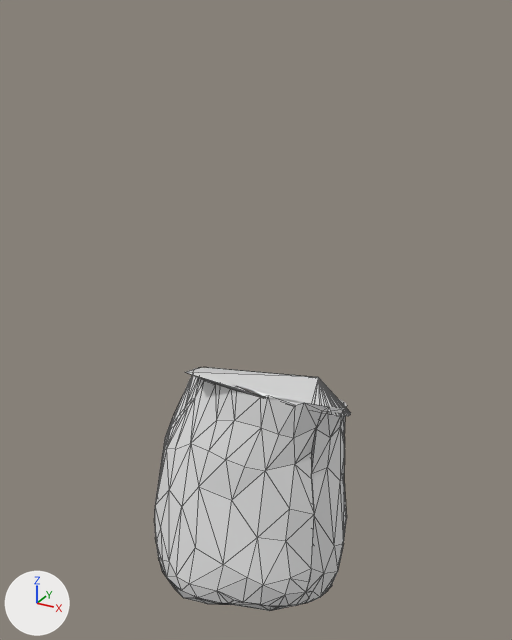
An edit to the glTF model assets/models/adultTeeth/Tooth_15.glb, drawn before and after from the same camera.
The view is the same before and after, from a 50 mm camera at (0.197, -0.374, 0.243) aimed at (-0.011, 0.005, 0.054). The lights are fixed; the arrows at lower left show +X, +Y and +Z. Mesh edges are drawn as thin lines on the coarser meshes. Where no turn or scale is listed for an object, it has been applied to the vertices. Vertices at the same position are counted once.

The older version as bpy lines, for what is in view:
```python
me_upper_teeth_050 = bpy.data.meshes.new('Upper_teeth.050')
me_upper_teeth_050.from_pydata(...)  # 99 vertices, 96 faces; spans x -0.0553..0.059, y -0.0403..0.0567, z 0.0107..0.0612
me_upper_teeth_051 = bpy.data.meshes.new('Upper_teeth.051')
me_upper_teeth_051.from_pydata(...)  # 69 vertices, 88 faces; spans x -0.0712..0.0052, y -0.0716..0.0252, z -0.1547..-0.1186
me_upper_teeth_054 = bpy.data.meshes.new('Upper_teeth.054')
me_upper_teeth_054.from_pydata(...)  # 90 vertices, 120 faces; spans x -0.063..0.056, y -0.073..-0.025, z -0.126..0.032
me_upper_teeth_055 = bpy.data.meshes.new('Upper_teeth.055')
me_upper_teeth_055.from_pydata(...)  # 116 vertices, 168 faces; spans x -0.0702..0.0599, y 0.0028..0.0468, z -0.1312..0.0031
me_upper_teeth_056 = bpy.data.meshes.new('Upper_teeth.056')
me_upper_teeth_056.from_pydata(...)  # 66 vertices, 82 faces; spans x -0.074..-0.027, y -0.057..0.018, z -0.125..0.027
me_upper_teeth_057 = bpy.data.meshes.new('Upper_teeth.057')
me_upper_teeth_057.from_pydata(...)  # 36 vertices, 43 faces; spans x 0.048..0.064, y -0.043..0.014, z -0.131..0.022
ob_15_distal = bpy.data.objects.new('15_Distal', me_upper_teeth_055)
ob_15_distal.location = (0.0, 0.0, 0.0)
ob_15_facial = bpy.data.objects.new('15_Facial', me_upper_teeth_056)
ob_15_facial.location = (0.0, 0.0, 0.0)
ob_15_mesial = bpy.data.objects.new('15_Mesial', me_upper_teeth_054)
ob_15_mesial.location = (0.0, 0.0, 0.0)
ob_15_occlusal_facial = bpy.data.objects.new('15_Occlusal_Facial', me_upper_teeth_051)
ob_15_occlusal_facial.location = (0.0, 0.0, 0.0)
ob_15_palatal = bpy.data.objects.new('15_Palatal', me_upper_teeth_057)
ob_15_palatal.location = (0.0, 0.0, 0.0)
ob_15_uniradicular_root = bpy.data.objects.new('15_Uniradicular_Root', me_upper_teeth_050)
ob_15_uniradicular_root.location = (0.0027, -0.0153, -0.0226)
```
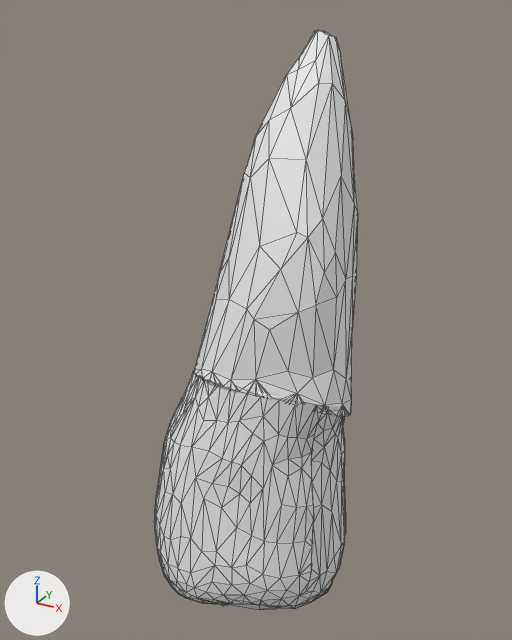
Changed parts and their boxes [x1, y1, x2, y2] in the pictures (512 x 640 px):
'15_Uniradicular_Root', reshaped (676% taller): before [185, 367, 350, 416]; after [194, 29, 358, 416]
'15_Facial', reshaped: before [154, 375, 215, 518]; after [155, 371, 215, 546]
'15_Occlusal_Facial', reshaped: before [159, 560, 231, 605]; after [161, 566, 231, 604]
'15_Distal', reshaped (not visible afterwards): before [312, 403, 345, 530]
part 3 of me_upper_teeth_054, built on: [154, 380, 324, 606] in both

The change in detail:
me_upper_teeth_055 is used by ob_15_distal; location (0.0, 0.0, 0.0).
me_upper_teeth_055 had 116 vertices, 168 faces and spanned x -0.0702..0.0599, y 0.0028..0.0468, z -0.1312..0.0031.
me_upper_teeth_055 now has 208 vertices, 335 faces and spans x -0.0704..0.0598, y 0.0028..0.0464, z -0.1309..0.003.
Part 1, on me_upper_teeth_055:
59 vertices are removed from x -0.0702..0.0599, y 0.0028..0.0468, z -0.1312..0.0031.
162 faces are deleted.
15 vertices move from x -0.0653..0.0575, y 0.0068..0.042, z -0.1216..-0.0074 to x -0.0666..0.0582, y 0.0069..0.0422, z -0.1232..-0.0074.
151 vertices are added at x -0.0704..0.0598, y 0.0028..0.0464, z -0.1309..0.003.
329 new faces join them.
me_upper_teeth_056 is used by ob_15_facial; location (0.0, 0.0, 0.0).
me_upper_teeth_056 had 66 vertices, 82 faces and spanned x -0.074..-0.027, y -0.057..0.018, z -0.125..0.027.
me_upper_teeth_056 now has 113 vertices, 167 faces and spans x -0.074..-0.027, y -0.057..0.018, z -0.124..0.027.
Part 2, on me_upper_teeth_056:
16 vertices are removed from x -0.074..-0.048, y -0.051..0.015, z -0.125..0.002.
67 faces are deleted.
8 vertices move from x -0.074..-0.05, y -0.044..0.006, z -0.112..-0.011 to x -0.073..-0.05, y -0.048..0.008, z -0.115..-0.006.
63 vertices are added at x -0.074..-0.039, y -0.056..0.015, z -0.124..0.013.
152 new faces join them.
me_upper_teeth_054 is used by ob_15_mesial; location (0.0, 0.0, 0.0).
me_upper_teeth_054 had 90 vertices, 120 faces and spanned x -0.063..0.056, y -0.073..-0.025, z -0.126..0.032.
me_upper_teeth_054 now has 157 vertices, 240 faces and spans x -0.063..0.056, y -0.073..-0.025, z -0.126..0.032.
Part 3, on me_upper_teeth_054:
32 vertices are removed from x -0.062..0.054, y -0.073..-0.029, z -0.124..0.03.
104 faces are deleted.
9 vertices move from x -0.018..0.043, y -0.068..-0.038, z -0.109..0.008 to x -0.021..0.043, y -0.067..-0.035, z -0.113..0.016.
99 vertices are added at x -0.061..0.054, y -0.073..-0.029, z -0.125..0.03.
224 new faces join them.
me_upper_teeth_051 is used by ob_15_occlusal_facial; location (0.0, 0.0, 0.0).
me_upper_teeth_051 had 69 vertices, 88 faces and spanned x -0.0712..0.0052, y -0.0716..0.0252, z -0.1547..-0.1186.
me_upper_teeth_051 now has 116 vertices, 177 faces and spans x -0.0712..0.0052, y -0.0715..0.0252, z -0.1548..-0.1186.
Part 4, on me_upper_teeth_051:
25 vertices are removed from x -0.0706..0.0048, y -0.0716..0.024, z -0.1547..-0.121.
77 faces are deleted.
6 vertices move from x -0.0628..-0.0149, y -0.0712..0.0139, z -0.1517..-0.1242 to x -0.0647..-0.0115, y -0.0704..0.0138, z -0.1396..-0.1246.
72 vertices are added at x -0.0701..0.0049, y -0.0715..0.0236, z -0.1548..-0.1209.
166 new faces join them.
me_upper_teeth_050 is used by ob_15_uniradicular_root; location (0.0027, -0.0153, -0.0226).
me_upper_teeth_050 had 99 vertices, 96 faces and spanned x -0.0553..0.059, y -0.0403..0.0567, z 0.0107..0.0612.
me_upper_teeth_050 now has 219 vertices, 332 faces and spans x -0.0553..0.059, y -0.0316..0.0899, z 0.0107..0.254.
Part 5, on me_upper_teeth_050:
2 vertices are removed from x -0.0305..0.0246, y -0.0403..0.0389, z 0.0346..0.0612.
96 faces are deleted.
122 vertices are added at x -0.0543..0.0568, y -0.0296..0.0899, z 0.0168..0.254.
332 new faces join them.
